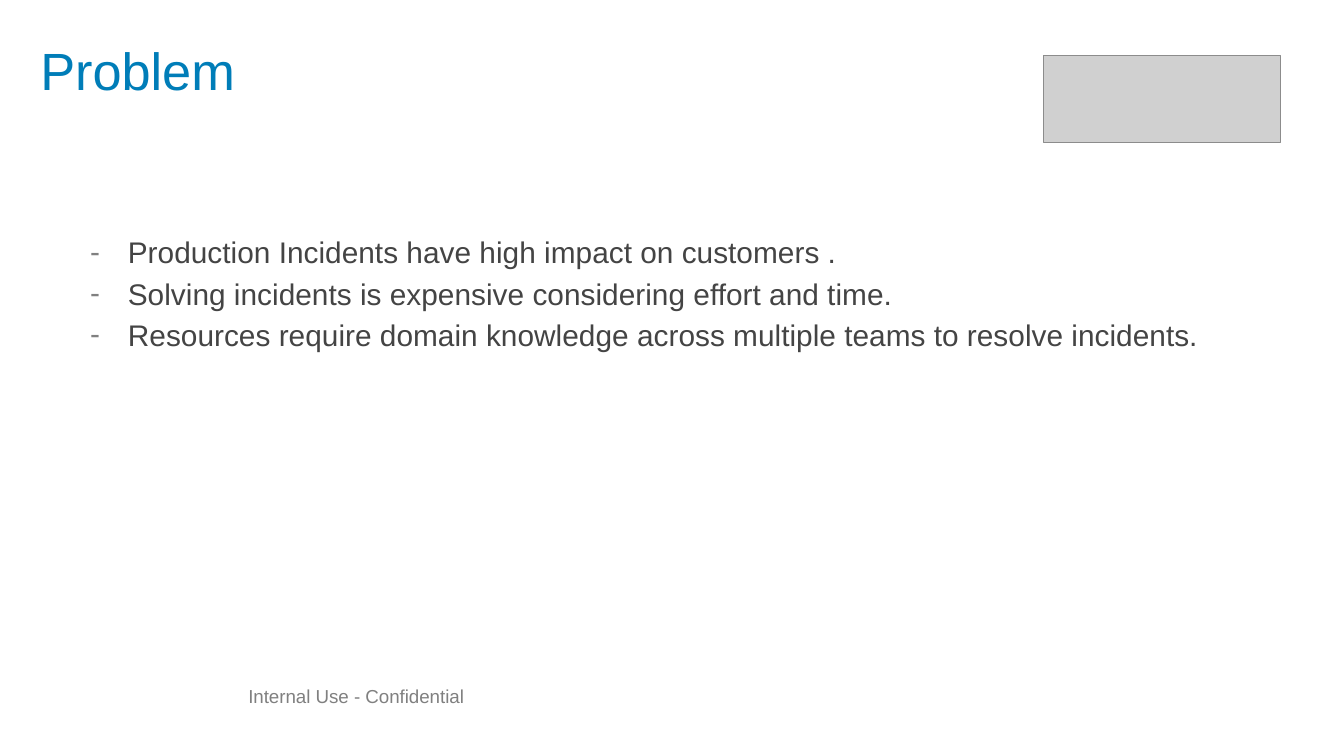
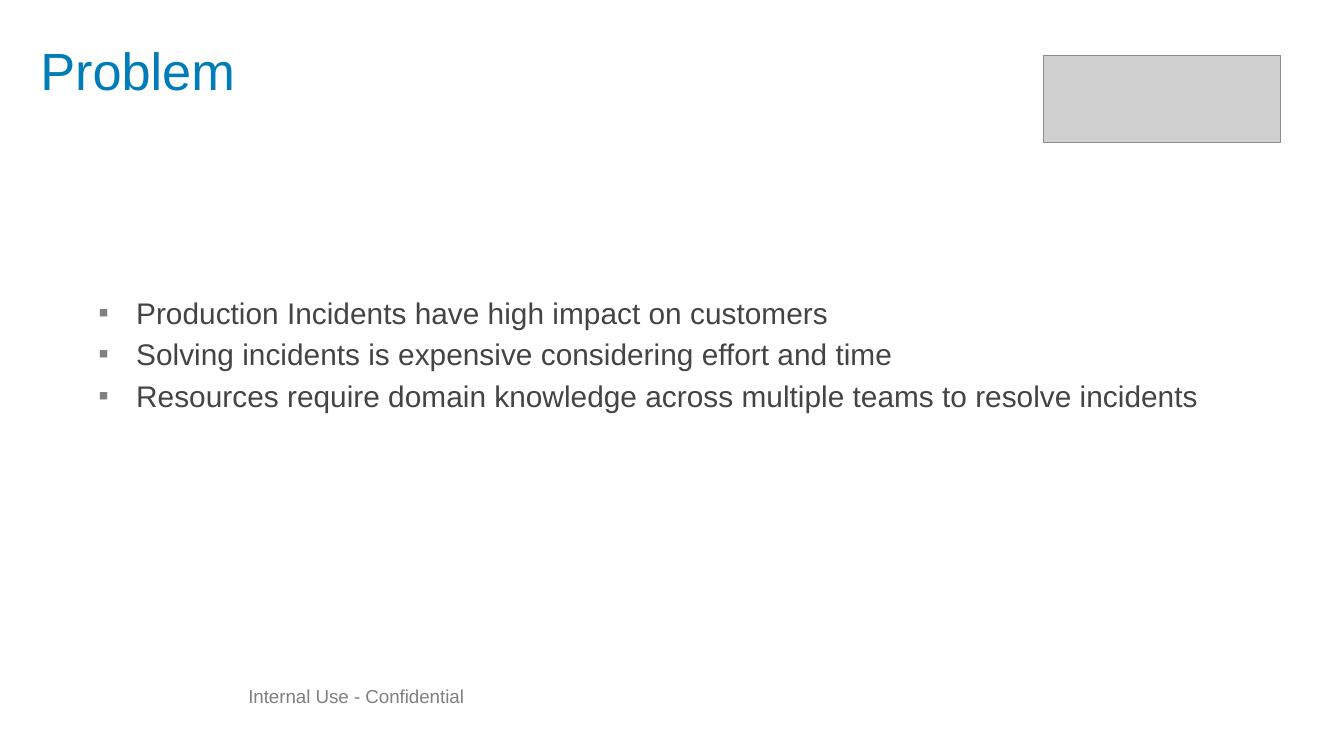
Before and after one commit to jisasebastine/Oscar, a slide deck: slide 3 of elasticsearch/DCE_Hackathon_Oscar.pptx. Drawn at 1344x756 pixels with LibreOffice and Linux fonts; fonts in the diff are those of the drawing; grey boxes stand for pictures; background and template pictures are left out. Boxes give left, top, right and bottom in pixels: in the first picture for what was removed or moved away, otherwise in the second. Text is boxed around its words. In the diff, an @@ line names an element or a change of style, - is before the commit and + after.

```diff
--- a/elasticsearch/DCE_Hackathon_Oscar.pptx
+++ b/elasticsearch/DCE_Hackathon_Oscar.pptx
@@ text at bbox=[136, 302, 1198, 412]: text changed @@
-  – Production Incidents have high impact on customers .
-  – Solving incidents is expensive considering effort and time.
-  – Resources require domain knowledge across multiple teams to resolve incidents.
+  ▪ Production Incidents have high impact on customers
+  ▪ Solving incidents is expensive considering effort and time
+  ▪ Resources require domain knowledge across multiple teams to resolve incidents
```
Also in this commit, not shown: 5 other slides changed, 3 slides added, 2 slides removed, 8 other files.
